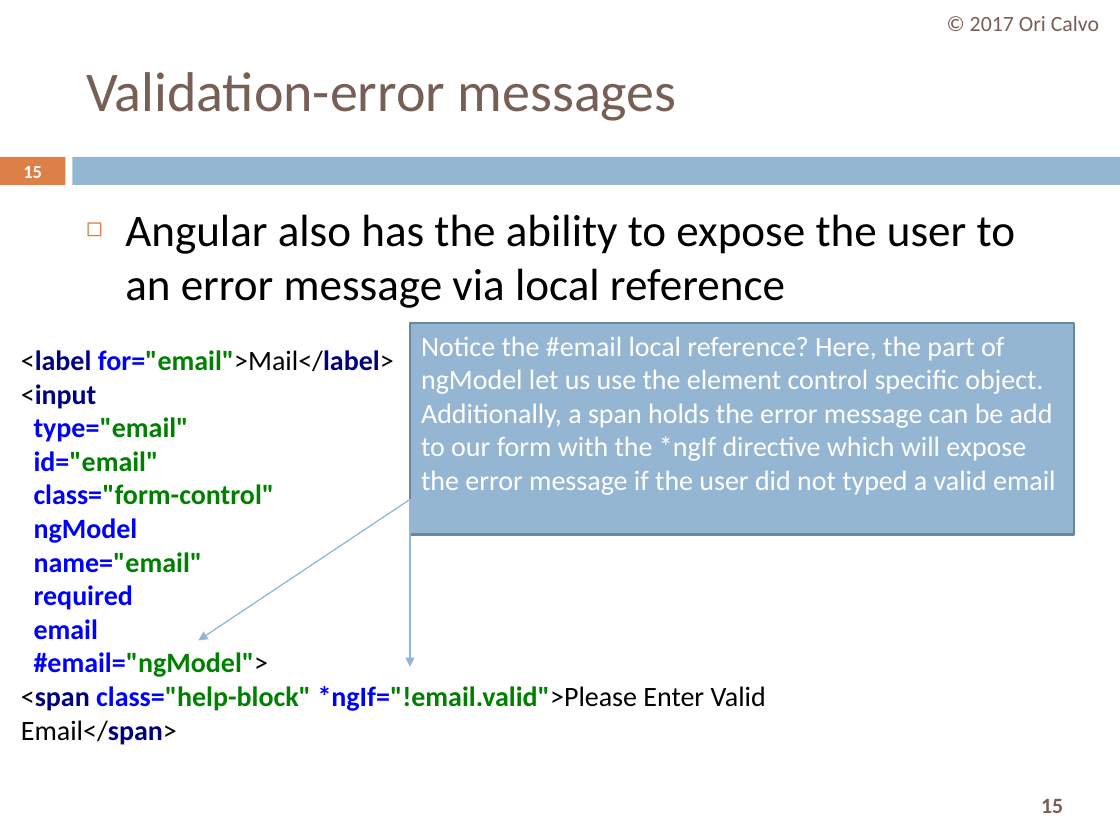
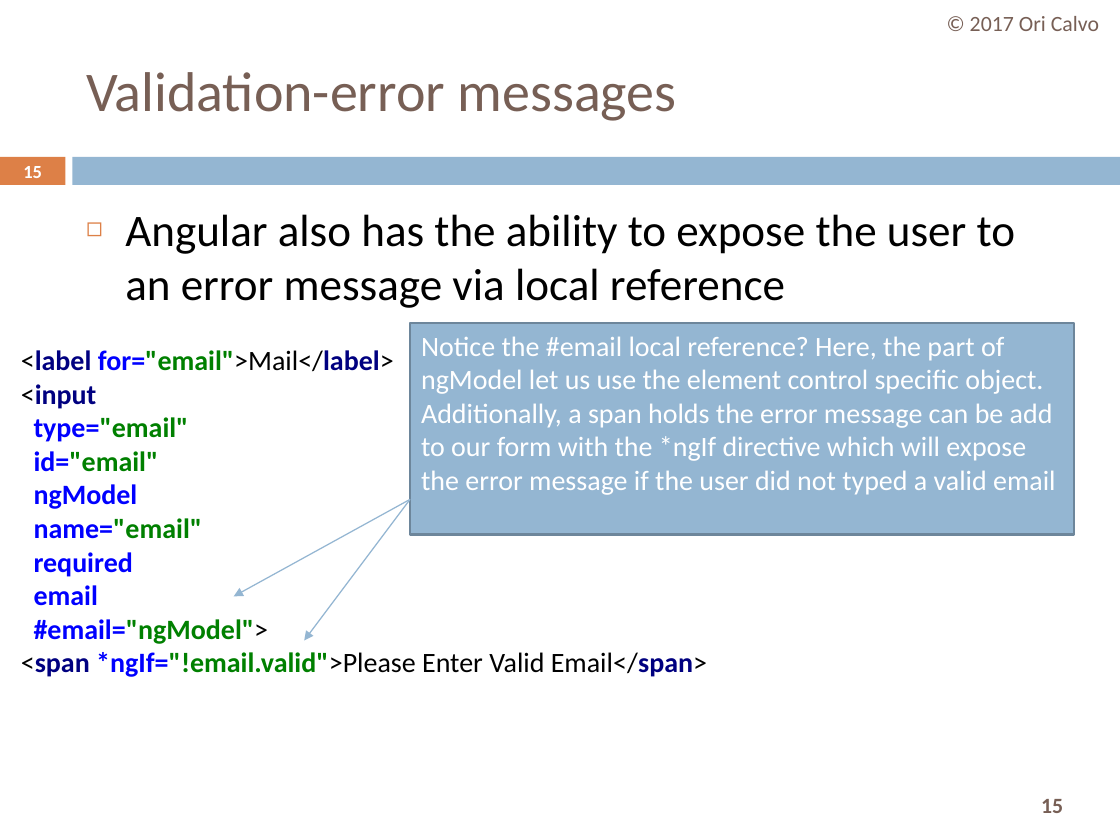
Before and after one commit to oricalvo/course-angular, a slide deck: slide 15 of PPTs/04 Forms.pptx. Drawn at 1120x840 pixels with LibreOffice and Linux fonts; fonts in the diff are those of the drawing. Boxes give left, top, right and bottom in pixels: in the first picture for what was removed or moved away, otherwise in the second. Text is boxed around its words. In the diff, an @@ line names an element or a change of style, - is before the commit and + after.

```diff
--- a/PPTs/04 Forms.pptx
+++ b/PPTs/04 Forms.pptx
@@ text at bbox=[21, 350, 707, 677]: text changed @@
-<label for="email">Mail</label>
-<input
-type="email"
-id="email"
-class="form-control"
-ngModel
-name="email"
-required
-email
-#email="ngModel">
-<span class="help-block" *ngIf="!email.valid">Please Enter Valid Email</span>
+<label for="email">Mail</label>
+<input
+type="email"
+id="email"
+ngModel
+name="email"
+required
+email
+#email="ngModel">
+<span *ngIf="!email.valid">Please Enter Valid Email</span>
@@ arrow moved from (410, 500) - (198, 641) to (410, 500) - (234, 596) @@
@@ arrow moved from (410, 500) - (410, 666) to (410, 500) - (305, 641) @@
```
Also in this commit, not shown: 9 other slides changed.
